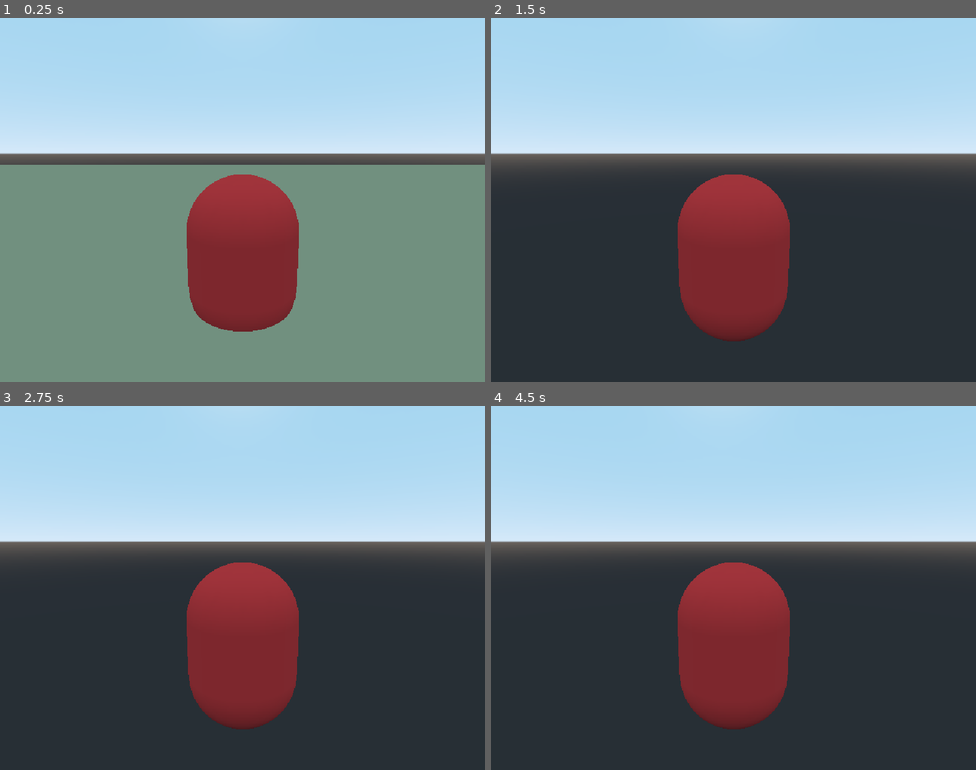
Above: before the commit, frames 1-4 (two rows, left to right).
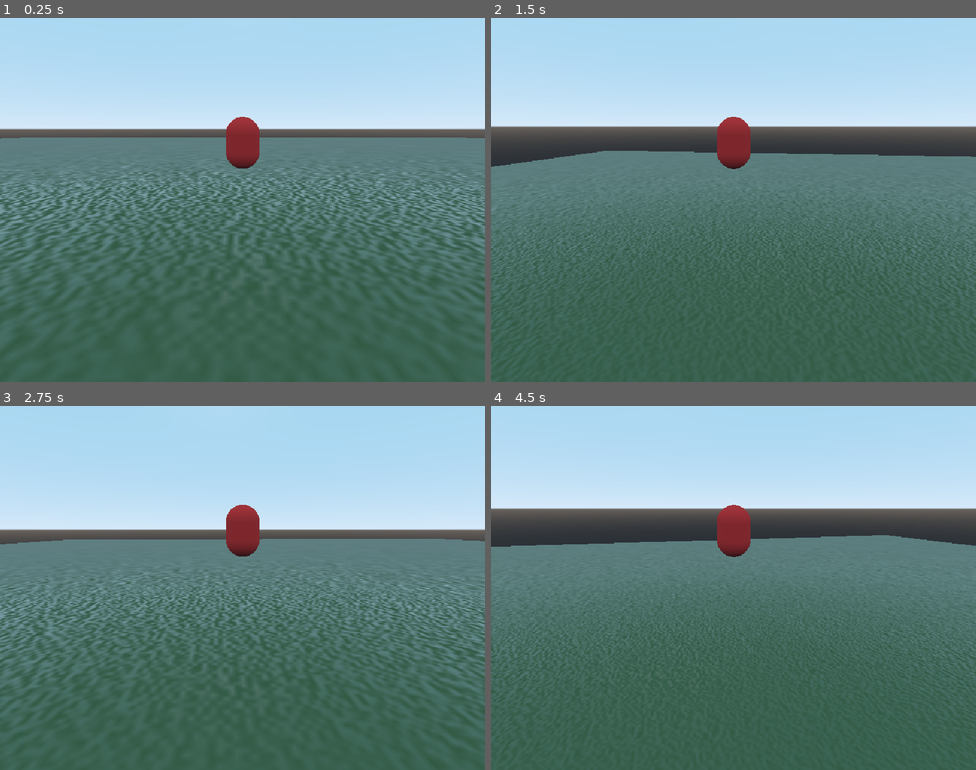
Above: after the commit, the same moments.

Repository: odiegosilva1/Jogo3D-Godot3.6
Game: Godot game, scene res://scenes/mapa.tscn
Same seed, same stepped clock (60 frames per second), same inputs: the game is played once before the commit and once after it.
Inputs (mouse positions are in pixels of both pictures, inside the frame that each line leads up to):
- Up to frame 1 (0.25 s): no input
- Up to frame 2 (1.5 s): move the mouse to (757, 200) at 0.52 s; hold A (a) 0.53-1.28 s; tap Space (jump) at 0.77, 1.07 s; tap D (d) at 0.8, 1.35 s; move the mouse to (709, 200) at 1.27 s
- Up to frame 3 (2.75 s): tap Space (jump) at 1.52, 1.82 s; tap S (s) at 1.55 s; move the mouse to (252, 580) at 2.02 s; hold S (s) from 2.03 s (still down); click (252, 580) at 2.3 s
- Up to frame 4 (4.5 s): move the mouse to (728, 595) at 2.77 s; release S (s) at 2.78 s; click (728, 595) at 2.85 s; tap Space (jump) at 3.02, 3.32, 3.77, 3.8, 4.07, 4.35 s; tap W (w) at 3.05 s; move the mouse to (767, 591) at 3.52 s; hold W (w) 3.53-4.28 s; tap Escape (pause) at 4.15 s; move the mouse to (588, 533) at 4.27 s

The runs differ from the first frame. In frame 1, 63% of the frame differs, in the area x 0-100%, y 27-100%; in frame 2, 70%; in frame 3, 67%; in frame 4, 72%, in the area x 0-100%, y 26-100%.
Error before the commit: Attempt to call function 'rotate_x' in base 'null instance' on a null instance. (res://scripts/player.gd:27)

Commit message:
change: player.gd

Diff:
--- a/Game-3D-Godot-3.6/scenes/mapa.tscn
+++ b/Game-3D-Godot-3.6/scenes/mapa.tscn
@@ -1,7 +1,6 @@
-[gd_scene load_steps=7 format=2]
+[gd_scene load_steps=9 format=2]
 
 [ext_resource path="res://scenes/player.tscn" type="PackedScene" id=1]
-[ext_resource path="res://scripts/player.gd" type="Script" id=2]
 
 [sub_resource type="ProceduralSky" id=1]
 
@@ -12,19 +11,40 @@
 
 [sub_resource type="PlaneMesh" id=3]
 
-[sub_resource type="SpatialMaterial" id=4]
-albedo_color = Color( 0.698039, 0.686275, 0.537255, 1 )
+[sub_resource type="OpenSimplexNoise" id=4]
+octaves = 9
+period = 0.1
+persistence = 0.174
+
+[sub_resource type="NoiseTexture" id=5]
+width = 1000
+height = 1000
+seamless = true
+as_normalmap = true
+bump_strength = 20.9
+noise = SubResource( 4 )
+
+[sub_resource type="SpatialMaterial" id=6]
+albedo_color = Color( 0.301961, 0.423529, 0.266667, 1 )
+roughness_texture = SubResource( 5 )
+
+[sub_resource type="ConcavePolygonShape" id=7]
+data = PoolVector3Array( 1, 0, 1, -1, 0, 1, 1, 0, -1, -1, 0, 1, -1, 0, -1, 1, 0, -1 )
 
 [node name="World" type="Spatial"]
 
 [node name="WorldEnvironment" type="WorldEnvironment" parent="."]
 environment = SubResource( 2 )
 
-[node name="CSGMesh" type="CSGMesh" parent="."]
+[node name="CSGMesh" type="MeshInstance" parent="."]
 transform = Transform( 30, 0, 0, 0, 30, 0, 0, 0, 30, 0, 0, 0 )
 mesh = SubResource( 3 )
-material = SubResource( 4 )
+material/0 = SubResource( 6 )
+
+[node name="StaticBody" type="StaticBody" parent="CSGMesh"]
+
+[node name="CollisionShape" type="CollisionShape" parent="CSGMesh/StaticBody"]
+shape = SubResource( 7 )
 
 [node name="player" parent="." instance=ExtResource( 1 )]
-transform = Transform( 1, 0, 0, 0, 1, 0, 0, 0, 1, -0.0802245, 0, 0.15975 )
-script = ExtResource( 2 )
+transform = Transform( 1, 0, 0, 0, 1, 0, 0, 0, 1, -0.0802245, -0.000206709, 0.15975 )
--- /dev/null
+++ b/Game-3D-Godot-3.6/scenes/player.gd
@@ -0,0 +1 @@
+extends KinematicBody
--- a/Game-3D-Godot-3.6/scenes/player.tscn
+++ b/Game-3D-Godot-3.6/scenes/player.tscn
@@ -1,4 +1,6 @@
-[gd_scene load_steps=5 format=2]
+[gd_scene load_steps=6 format=2]
+
+[ext_resource path="res://scripts/player.gd" type="Script" id=1]
 
 [sub_resource type="CapsuleShape" id=1]
 
@@ -10,16 +12,23 @@
 albedo_color = Color( 0.980392, 0.235294, 0.235294, 1 )
 
 [node name="player" type="KinematicBody"]
+script = ExtResource( 1 )
 
 [node name="CollisionShape" type="CollisionShape" parent="."]
 transform = Transform( 0.5, 0, 0, 0, -0.00614338, 0.499962, 0, -0.499962, -0.00614338, 0, 0.783487, 0 )
 shape = SubResource( 1 )
-
-[node name="Camera" type="Camera" parent="."]
-transform = Transform( 1, 0, 0, 0, 0.98423, 0.176896, 0, -0.176896, 0.98423, 0, 1.68882, 2.27195 )
 
 [node name="MeshInstance" type="MeshInstance" parent="."]
 transform = Transform( 0.5, 0, 0, 0, -0.00193729, 0.499996, 0, -0.499996, -0.00193729, 0, 0.760264, 0 )
 mesh = SubResource( 2 )
 skin = SubResource( 3 )
 material/0 = SubResource( 4 )
+
+[node name="CameraPivot" type="Spatial" parent="."]
+transform = Transform( 1, 0, 0, 0, 0.997987, 0.0634176, 0, -0.0634176, 0.997987, 0, 0.822455, -0.123008 )
+
+[node name="SpringArm" type="SpringArm" parent="CameraPivot"]
+transform = Transform( 1, 0, 0, 0, 0.99982, -0.0189356, 0, 0.0189356, 0.99982, 0, 0, 0 )
+
+[node name="Camera" type="Camera" parent="CameraPivot/SpringArm"]
+transform = Transform( 1, 0, 0, 0, 0.975103, 0.221753, 0, -0.221753, 0.975103, 0, 2.75534, 7.18375 )
--- a/Game-3D-Godot-3.6/scripts/player.gd
+++ b/Game-3D-Godot-3.6/scripts/player.gd
@@ -1,52 +1,122 @@
 extends KinematicBody
 
-var speed = 10
-var accel = 20
-var gravity = 9.8
-var jump = 5
+# Configurações de movimento
+export var speed = 10.0
+export var acceleration = 5.0
+export var deceleration = 10.0
+export var gravity = -24.8
+export var jump_force = 12.0
+export var mouse_sensitivity = 0.3
 
-var mousesense = 0.05
-var dire = Vector3()
-var vel = Vector3()
-var fall = Vector3()
+# Configurações da câmera em terceira pessoa
+export var camera_distance = 8.0
+export var min_camera_angle = -30.0
+export var max_camera_angle = 90.0
+export var camera_collision_offset = 0.5
 
-onready var head = $Head
+# Variáveis de movimento
+var velocity = Vector3()
+var snap_vector = Vector3()
+
+# Referências
+var camera_pivot = null
+var camera = null
+var spring_arm = null
 
 func _ready():
-	Input.set_mouse_mode(Input.MOUSE_MODE_CAPTURED) # Esconde e prende o cursor no início
+	# Configura os nós da câmera
+	setup_camera_nodes()
+
+	# Configuração do mouse
+	Input.set_mouse_mode(Input.MOUSE_MODE_CAPTURED)
+
+func setup_camera_nodes():
+	# Cria ou obtém o CameraPivot
+	if not has_node("CameraPivot"):
+		camera_pivot = Spatial.new()
+		camera_pivot.name = "CameraPivot"
+		add_child(camera_pivot)
+		camera_pivot.owner = get_tree().edited_scene_root
+	else:
+		camera_pivot = $CameraPivot
+
+	# Cria ou obtém o SpringArm
+	if not camera_pivot.has_node("SpringArm"):
+		spring_arm = SpringArm.new()
+		spring_arm.name = "SpringArm"
+		spring_arm.spring_length = camera_distance
+		spring_arm.collision_mask = 1
+		camera_pivot.add_child(spring_arm)
+		spring_arm.owner = get_tree().edited_scene_root
+	else:
+		spring_arm = $CameraPivot/SpringArm
+
+	# Cria ou obtém a Camera
+	if not spring_arm.has_node("Camera"):
+		camera = Camera.new()
+		camera.name = "Camera"
+		spring_arm.add_child(camera)
+		camera.owner = get_tree().edited_scene_root
+	else:
+		camera = $CameraPivot/SpringArm/Camera
+
+	# Posiciona a câmera corretamente
+	camera.transform.origin = Vector3.ZERO
+	spring_arm.spring_length = camera_distance
 
 func _input(event):
-	if Input.is_action_just_pressed("shot"):
-		Input.set_mouse_mode(Input.MOUSE_MODE_CAPTURED) # Esconde e prende o cursor
+	if event is InputEventMouseMotion and Input.get_mouse_mode() == Input.MOUSE_MODE_CAPTURED:
+		# Rotação horizontal (player)
+		rotate_y(deg2rad(-event.relative.x * mouse_sensitivity))
 
-	if Input.is_action_just_pressed("pause"):
-		Input.set_mouse_mode(Input.MOUSE_MODE_VISIBLE) # Mostra o cursor
+		# Rotação vertical (câmera) com limites
+		if camera_pivot:
+			var new_rotation = camera_pivot.rotation_degrees.x - (event.relative.y * mouse_sensitivity)
+			camera_pivot.rotation_degrees.x = clamp(new_rotation, min_camera_angle, max_camera_angle)
 
-	if event is InputEventMouseMotion and Input.get_mouse_mode() == Input.MOUSE_MODE_CAPTURED:
-		rotate_y(deg2rad(-event.relative.x * mousesense))
-		head.rotate_x(deg2rad(-event.relative.y * mousesense))
-		head.rotation.x = clamp(head.rotation.x, deg2rad(-30), deg2rad(15))
+	if event.is_action_pressed("ui_cancel"):
+		toggle_mouse_capture()
+
+func toggle_mouse_capture():
+	if Input.get_mouse_mode() == Input.MOUSE_MODE_CAPTURED:
+		Input.set_mouse_mode(Input.MOUSE_MODE_VISIBLE)
+	else:
+		Input.set_mouse_mode(Input.MOUSE_MODE_CAPTURED)
 
 func _physics_process(delta):
-	dire = Vector3()
+	handle_movement(delta)
 
-	# Gravidade
-	if not is_on_floor():
-		fall.y -= gravity * delta
-	if Input.is_action_just_pressed("jump") and is_on_floor():
-		fall.y = jump
+func handle_movement(delta):
+	var input_dir = Vector3.ZERO
 
-	# Movimento
 	if Input.is_action_pressed("w"):
-		dire -= transform.basis.z
+		input_dir += -global_transform.basis.z
+	if Input.is_action_pressed("s"):
+		input_dir += global_transform.basis.z
 	if Input.is_action_pressed("a"):
-		dire -= transform.basis.x
-	elif Input.is_action_pressed("s"):
-		dire += transform.basis.z
-	elif Input.is_action_pressed("d"):
-		dire += transform.basis.x
+		input_dir += -global_transform.basis.x
+	if Input.is_action_pressed("d"):
+		input_dir += global_transform.basis.x
 
-	dire = dire.normalized()
-	vel = vel.linear_interpolate(dire * speed, accel * delta)
-	vel = move_and_slide(vel, Vector3.UP)
-	move_and_slide(fall, Vector3.UP)
+	input_dir = input_dir.normalized()
+
+	var target_velocity = input_dir * speed
+	var current_accel = acceleration if input_dir.length() > 0 else deceleration
+
+	velocity.x = lerp(velocity.x, target_velocity.x, current_accel * delta)
+	velocity.z = lerp(velocity.z, target_velocity.z, current_accel * delta)
+
+	velocity.y += gravity * delta
+
+	if is_on_floor():
+		snap_vector = -get_floor_normal()
+		if Input.is_action_just_pressed("jump"):
+			velocity.y = jump_force
+			snap_vector = Vector3.ZERO
+	else:
+		snap_vector = Vector3.DOWN
+
+	velocity = move_and_slide_with_snap(velocity, snap_vector, Vector3.UP, true, 4, deg2rad(45))
+
+	if is_on_floor() and velocity.y < 0:
+		velocity.y = 0
